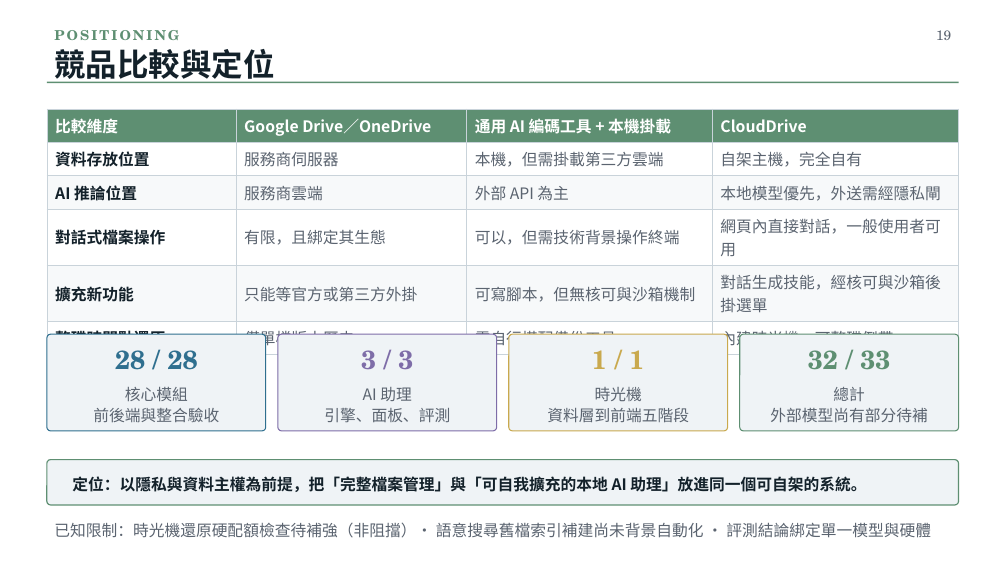
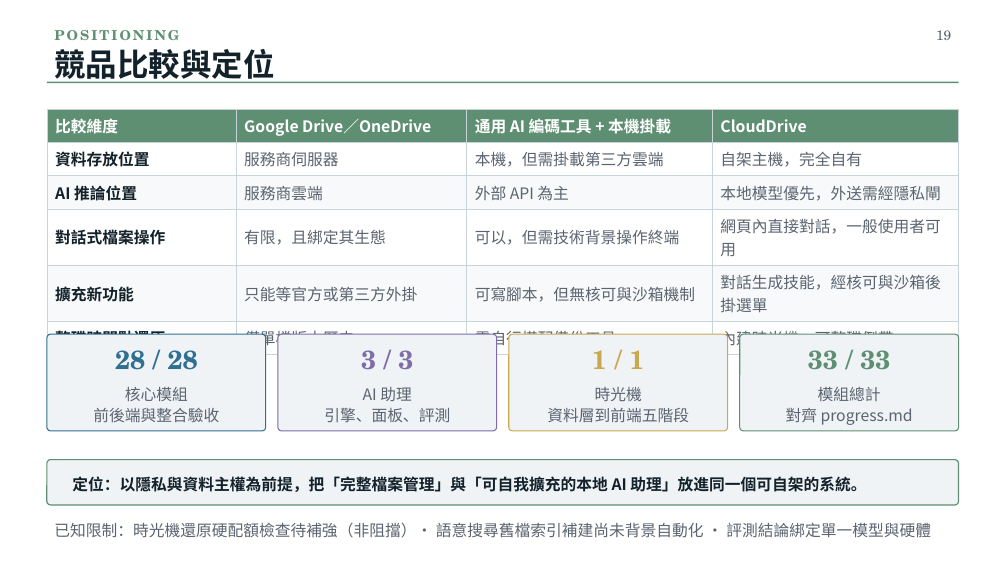
Before and after one commit to billwu101/CloudDrive, a slide deck: slide 19 of doc/ppt/CloudDrive_專題報告_v2.0.pptx. Drawn at 1008x567 pixels with LibreOffice and Linux fonts; fonts in the diff are those of the drawing. Boxes give left, top, right and bottom in pixels: in the first picture for what was removed or moved away, otherwise in the second. Text is boxed around its words. In the diff, an @@ line names an element or a change of style, - is before the commit and + after.

```diff
--- a/doc/ppt/CloudDrive_專題報告_v2.0.pptx
+++ b/doc/ppt/CloudDrive_專題報告_v2.0.pptx
@@ text at (808, 350, 890, 370): text changed @@
-32 / 33
+33 / 33
@@ text at (786, 387, 913, 425): text changed @@
-總計
-外部模型尚有部分待補
+模組總計
+對齊 progress.md
```
Also in this commit, not shown: 4 other slides changed, 1 other file.
